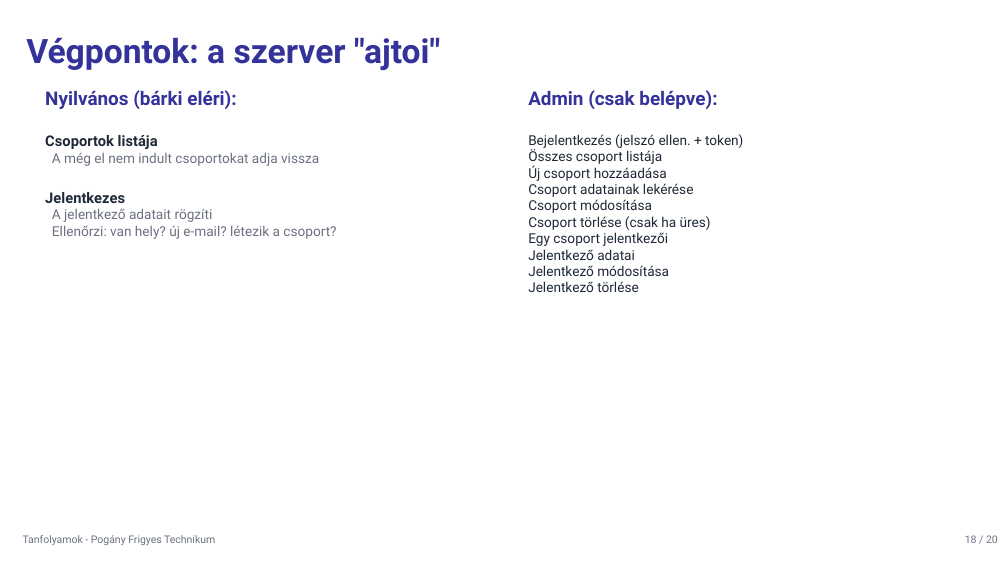
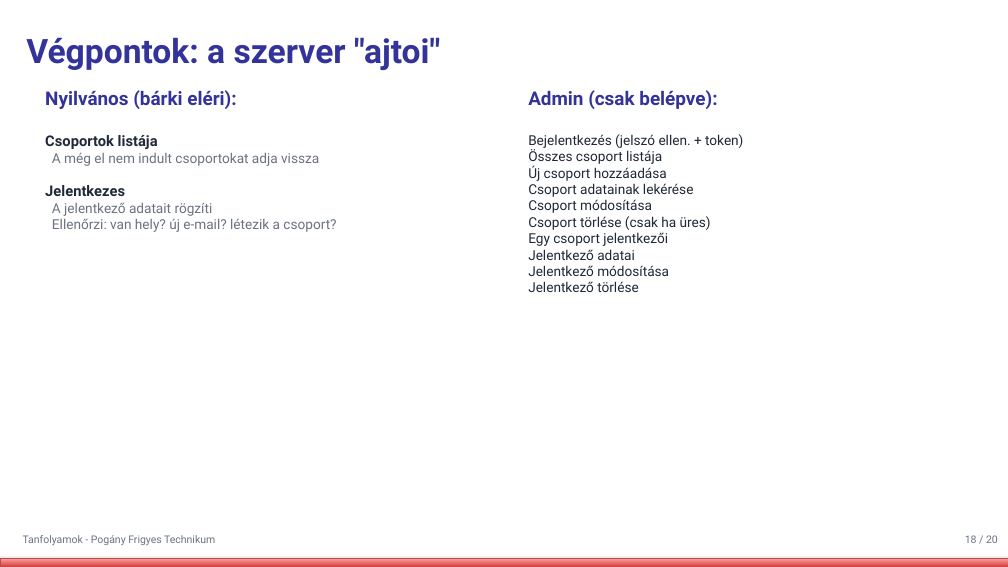
Before and after one commit to vargamatyas109-web/Tanfolyamok, a slide deck: slide 18 of Tanfolyamok_prezentacio.pptx. Drawn at 1008x567 pixels with LibreOffice and Linux fonts; fonts in the diff are those of the drawing. Boxes give left, top, right and bottom in pixels: in the first picture for what was removed or moved away, otherwise in the second. Text is boxed around its words. In the diff, an @@ line names an element or a change of style, - is before the commit and + after.

```diff
--- a/Tanfolyamok_prezentacio.pptx
+++ b/Tanfolyamok_prezentacio.pptx
@@ text "Nyilvános (bárki eléri):" rewrapped from [45,90,336,239] to [45,90,336,232] @@
@@ rectangle added at [0,558,1008,567], fill gradient #D1403C to #FFA6A5, outline #BF4C48 0.75 pt @@
```
Also in this commit, not shown: 13 other slides changed.
